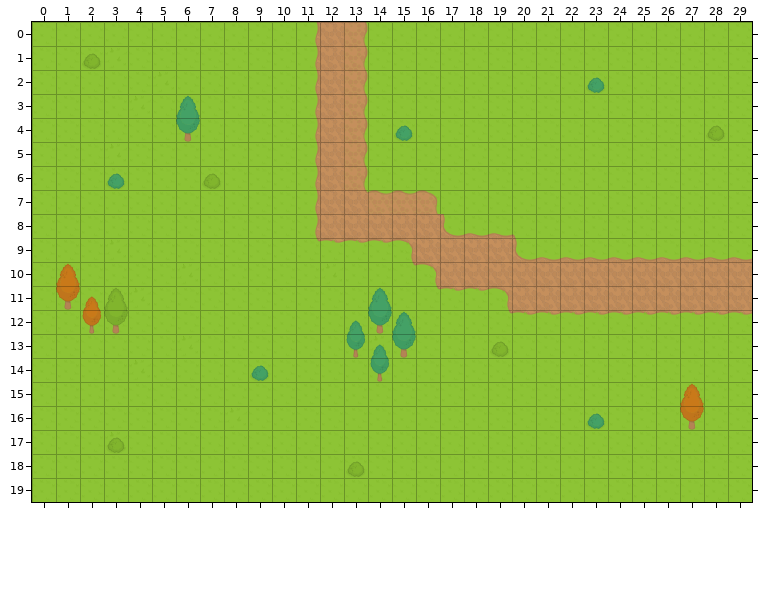
Level history. Tiled map: code/resources/levelTwo-map.tmx. The picture above was drawn from the file before the commit.
Cells are 64x64 px. Shown: x 0..29, y 0..19.
Now the later version:
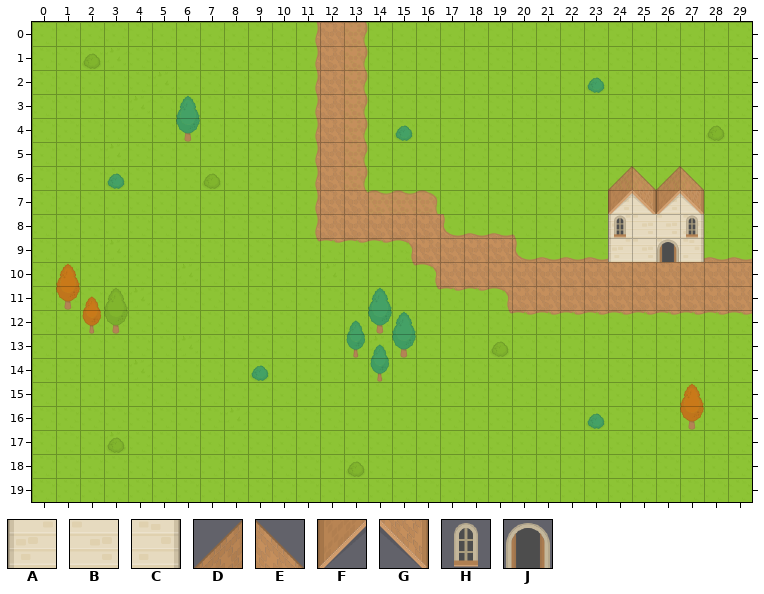
Key: from "main": A 95, B 96, C 97, D 116, E 117, F 154, G 155, H 200, J 242.
_ is an empty cell.
Tiles of an added or newly shown layer are drawn over the layers below it.
Diff:
Layer "house-bg" (now shown):
y 7: x 24..27 ____ -> BBBB
y 8..9: x 24..27 ____ -> ABBC
Layer "house-fg" (now shown):
y 6: x 24..27 ____ -> DEDE
y 7: x 24..27 ____ -> FGFG
y 8: x 24 _ -> H; x 27 _ -> H
y 9: x 26 _ -> J
Pixel boxes of the changes (left, top, right, bottom) in both pictures:
added: (608, 166, 704, 262)
